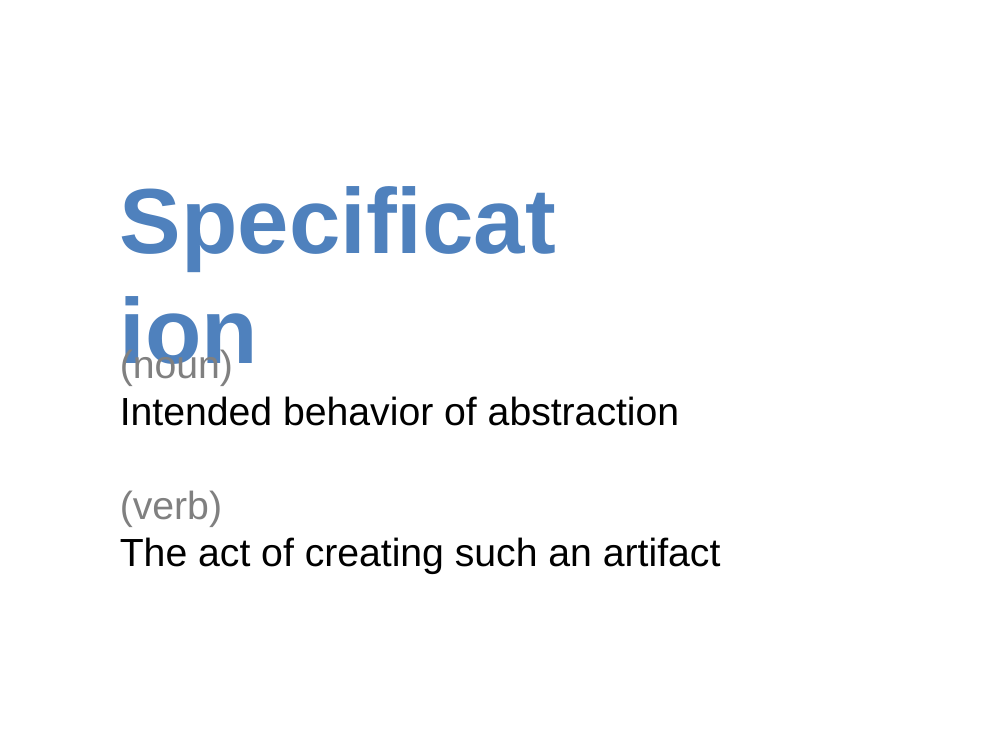
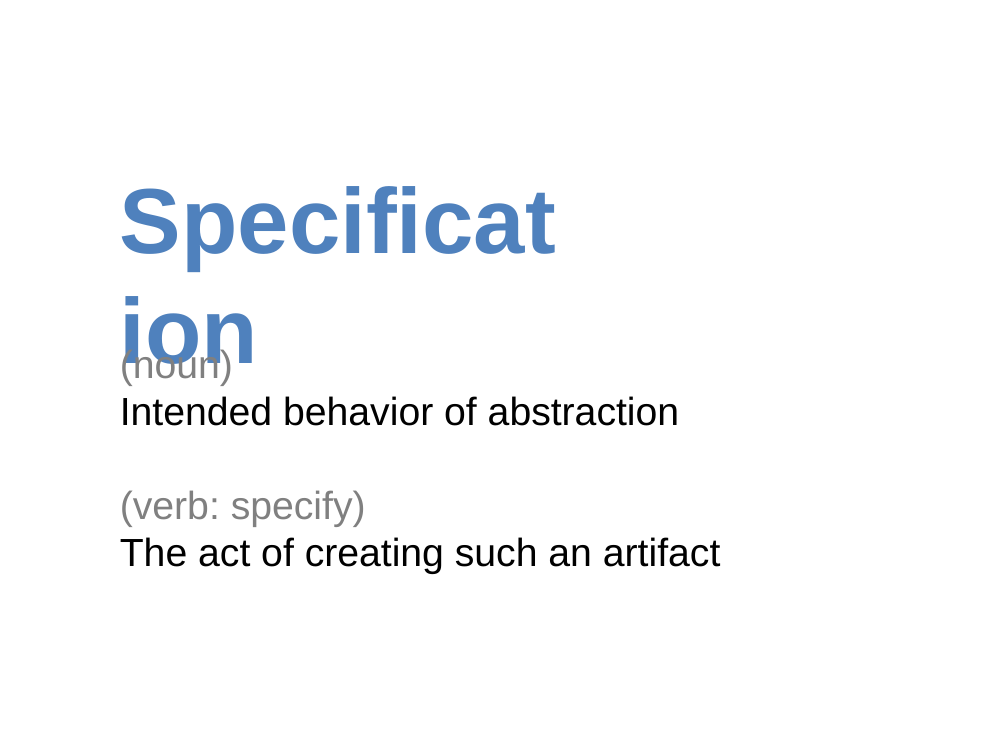
Before and after one commit to cs3110/materials-2019fa, a slide deck: slide 6 of 09-abs-spec/lec.pptx. Drawn at 1008x756 pixels with LibreOffice and Linux fonts; fonts in the diff are those of the drawing. Boxes give left, top, right and bottom in pixels: in the first picture for what was removed or moved away, otherwise in the second. Text is boxed around its words. In the diff, an @@ line names an element or a change of style, - is before the commit and + after.

Commit message:
Final version of slides

```diff
--- a/09-abs-spec/lec.pptx
+++ b/09-abs-spec/lec.pptx
@@ text at <box>120,490,366,527</box>: text changed @@
-(verb)
+(verb: specify)
```
Also in this commit, not shown: 1 other slide changed, 1 slide removed, 1 other file.
